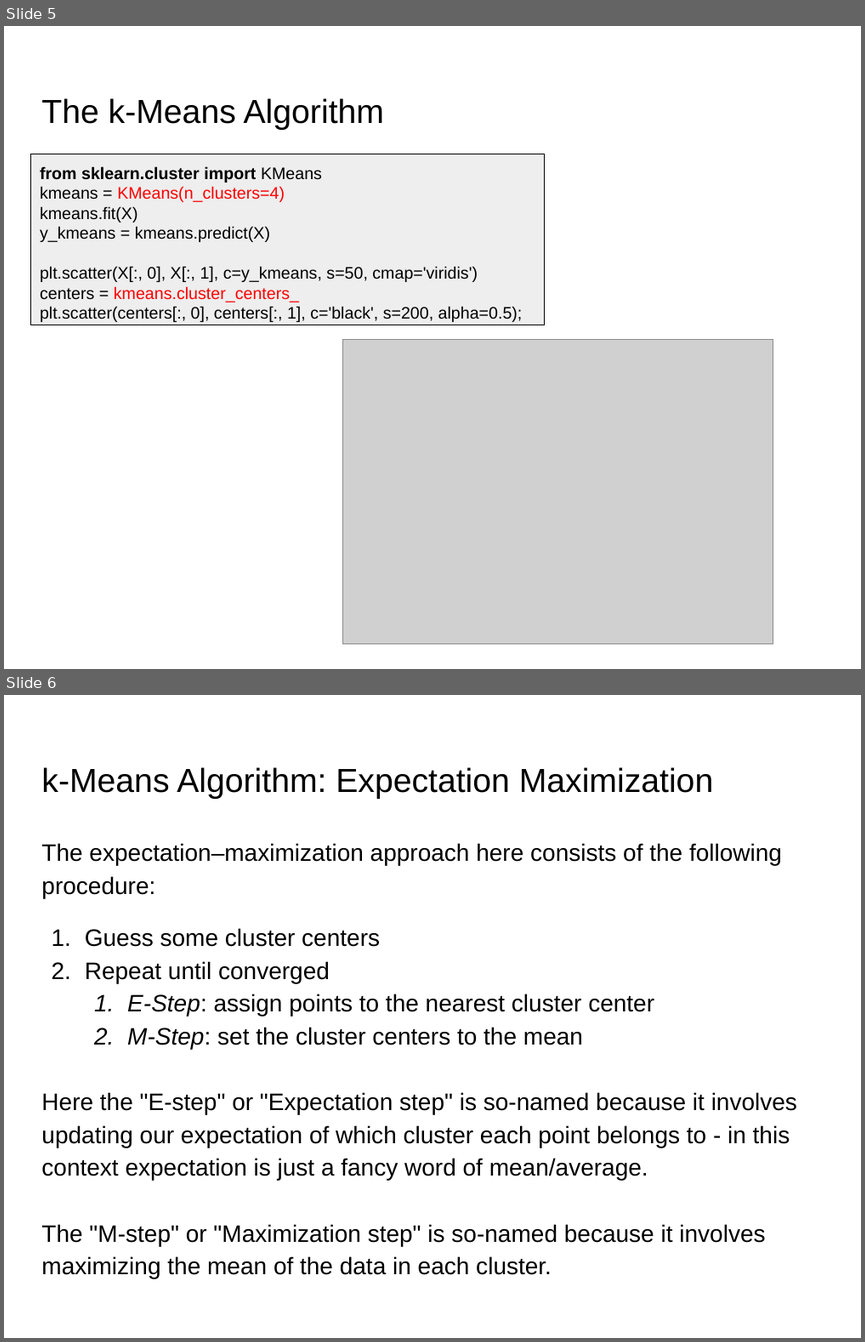
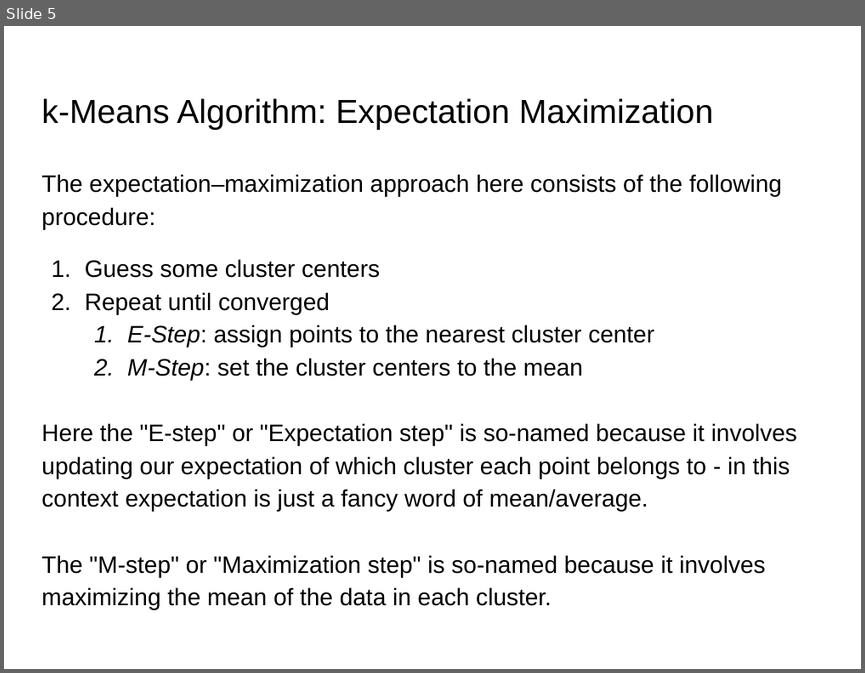
Before and after one commit to lutzhamel/CSC310, a slide deck: notes/17-unsupervised-learning.pptx. Shown one above the other, each under a label of ours: slides 5 and 6 before the commit, slide 5 after it. The pictures are 865x1342 and 865x673 pixels, drawn with LibreOffice and Linux fonts; fonts in the diff are those of the drawing; grey boxes stand for pictures. Boxes give left, top, right and bottom in pixels: in the first picture for what was removed or moved away, otherwise in the second. Text is boxed around its words. In the diff, an @@ line names an element or a change of style, - is before the commit and + after.

```diff
--- a/notes/17-unsupervised-learning.pptx
+++ b/notes/17-unsupervised-learning.pptx
@@ slide 5 removed at box(4, 26, 861, 669), background #FFFFFF @@
@@ title removed at box(41, 98, 384, 130) @@
-The k-Means Algorithm
@@ rectangle removed at box(31, 154, 545, 325) @@
-from sklearn.cluster import KMeans
-kmeans = KMeans(n_clusters=4)
-kmeans.fit(X)
-y_kmeans = kmeans.predict(X)
-plt.scatter(X[:, 0], X[:, 1], c=y_kmeans, s=50, cmap='viridis')
-centers = kmeans.cluster_centers_
-plt.scatter(centers[:, 0], centers[:, 1], c='black', s=200, alpha=0.5);
@@ picture removed at box(342, 340, 772, 644) @@
@@ what was slide 6 is now slide 5 @@
```
Also in this commit, not shown: 10 slides changed, 1 slide added, 1 other slide removed, 2 other files.
